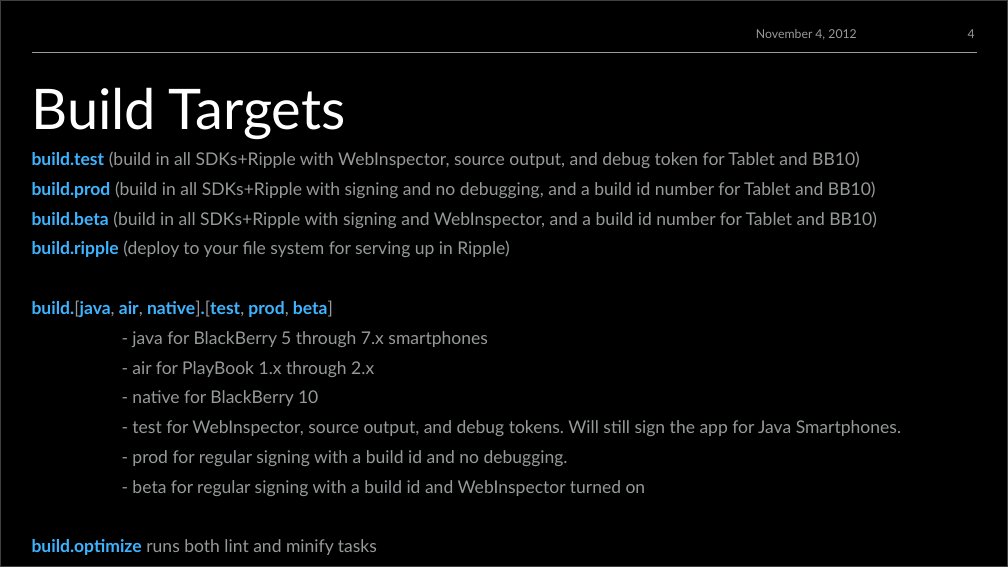
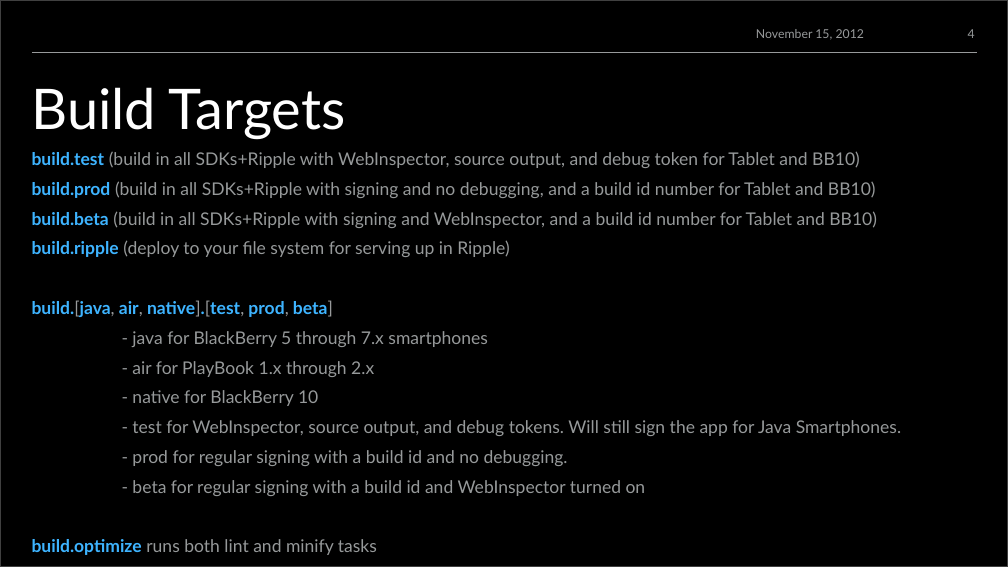
Before and after one commit to blackberry/BB10-WebWorks-Community-Samples, a slide deck: slide 4 of Ant-Build-Script/WebWorksBuildScript.pptx. Drawn at 1008x567 pixels with LibreOffice and Linux fonts; fonts in the diff are those of the drawing; background and template pictures are left out. Boxes give left, top, right and bottom in pixels: in the first picture for what was removed or moved away, otherwise in the second. Text is boxed around its words. In the diff, an @@ line names an element or a change of style, - is before the commit and + after.

```diff
--- a/Ant-Build-Script/WebWorksBuildScript.pptx
+++ b/Ant-Build-Script/WebWorksBuildScript.pptx
@@ text at box(756, 29, 864, 40): text changed @@
-November 4, 2012
+November 15, 2012
```
Also in this commit, not shown: 5 other slides changed.
